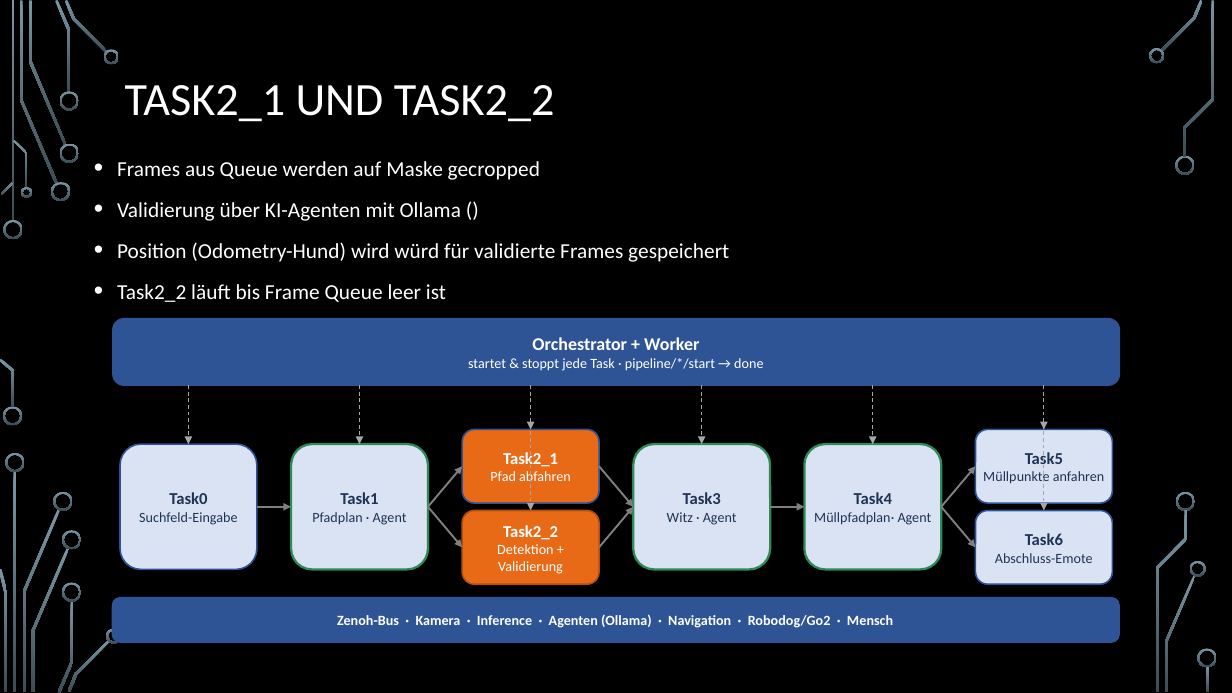
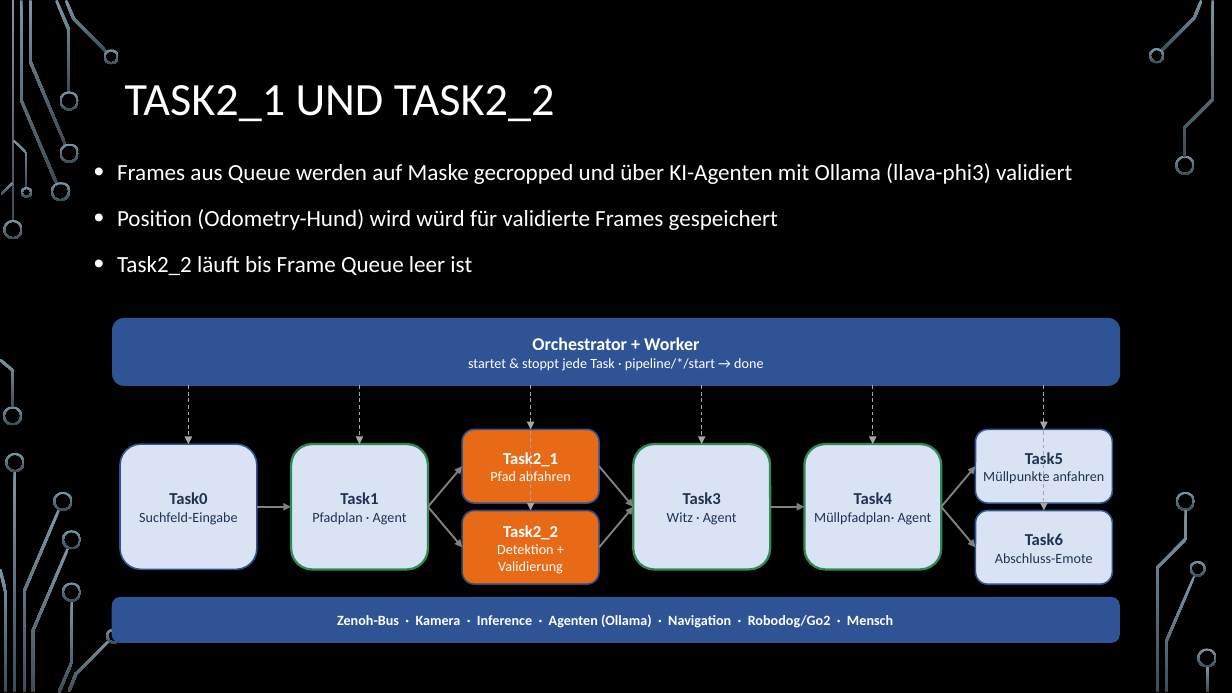
Before and after one commit to Lightnigwing/litter-detection, a slide deck: slide 8 of Litter Detection V2.pptx. Drawn at 1232x693 pixels with LibreOffice and Linux fonts; fonts in the diff are those of the drawing; background and template pictures are left out. Boxes give left, top, right and bottom in pixels: in the first picture for what was removed or moved away, otherwise in the second. Text is boxed around its words. In the diff, an @@ line names an element or a change of style, - is before the commit and + after.

```diff
--- a/Litter Detection V2.pptx
+++ b/Litter Detection V2.pptx
@@ text at <box>117,163,1072,184</box>: text changed; size 16.6 to 18 pt @@
-• Frames aus Queue werden auf Maske gecropped
-• Validierung über KI-Agenten mit Ollama ()
+• Frames aus Queue werden auf Maske gecropped und über KI-Agenten mit Ollama (llava-phi3) validiert
@@ text at <box>117,209,778,275</box>: size 16.6 to 18 pt in "Position (Odometry-Hund) wird würd für validierte Frames ...", "Task2_2 läuft bis Frame Queue leer ist"; line spacing 1.1 to 1.2 @@
@@ rounded rectangle "Task2_2" at <box>462,510,599,584</box>: outline #B4500E 1.25 pt to #2D4C7E 1.25 pt @@
```
Also in this commit, not shown: 5 other slides changed, 3 other files.
